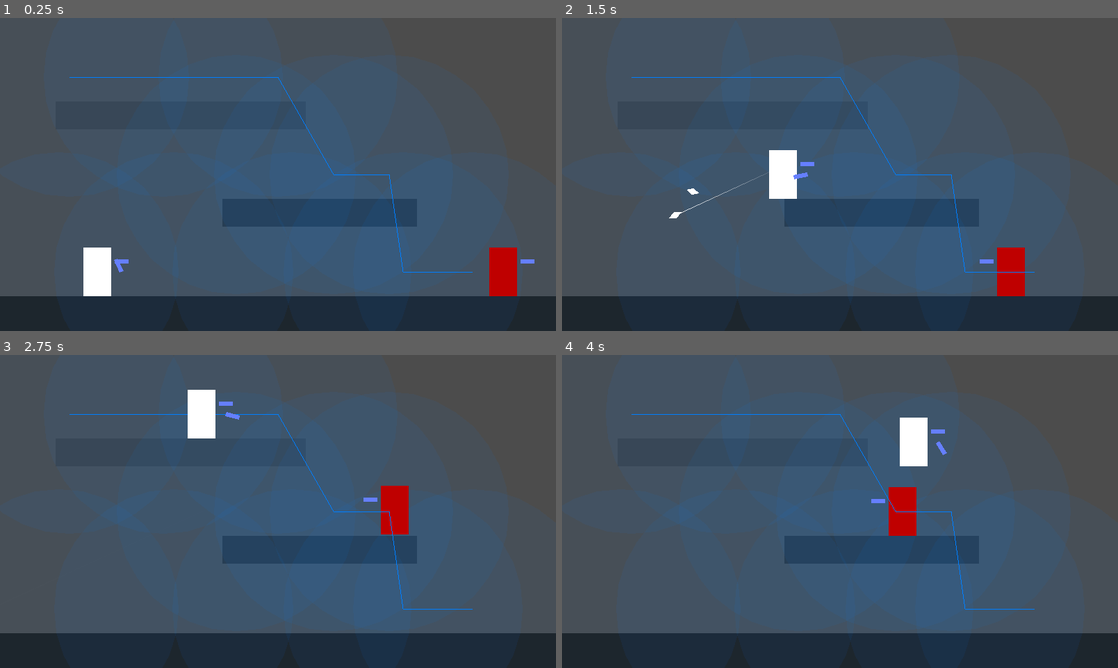
Above: before the commit, frames 1-4 (two rows, left to right).
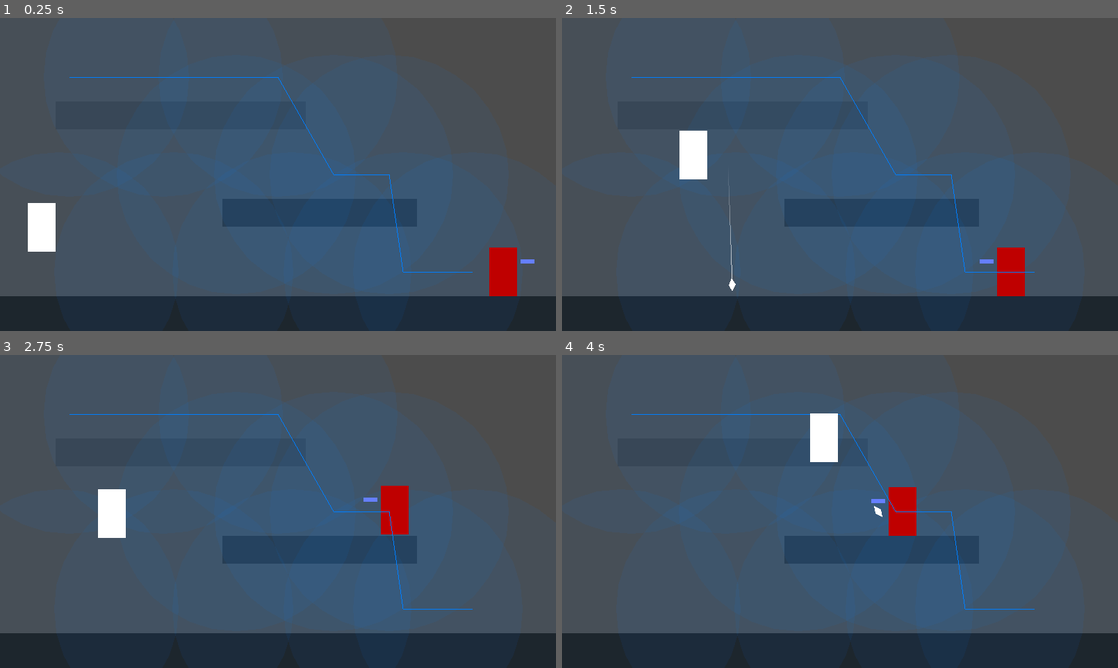
Above: after the commit, the same moments.

Repository: zhyrin0/through-the-looking-glass
Game: Godot game, scene res://tests/enemy_movement/test.tscn
The game is run twice, just before and just after one commit, with the same random seed, the same clock (stepped at 60 frames per second) and the same inputs. This scene is started directly instead of the project's main scene. Sound files missing from this copy of the repository are replaced by a short silence.
Inputs (mouse positions are in pixels of both pictures, inside the frame that each line leads up to):
- Up to frame 1 (0.25 s): no input
- Up to frame 2 (1.5 s): move the mouse to (962, 158) at 0.52 s; press the mouse at (962, 158) at 0.53 s; hold D (move_right) from 0.53 s (still down); tap Space (move_jump) at 0.77, 1.07 s; tap S (move_fall) at 0.8, 1.35 s; move the mouse to (728, 190) at 1.27 s; release the mouse at (728, 190) at 1.28 s
- Up to frame 3 (2.75 s): tap Space (move_jump) at 1.52, 1.55, 1.82, 2.1 s; move the mouse to (333, 442) at 2.02 s; release D (move_right) at 2.03 s; press the mouse at (333, 442) at 2.03 s; hold A (move_left) from 2.03 s (still down)
- Up to frame 4 (4 s): move the mouse to (812, 574) at 2.77 s; release A (move_left) at 2.78 s; release the mouse at (812, 574) at 2.78 s; hold D (move_right) from 2.78 s (still down); click (812, 574) at 2.85 s; tap Space (move_jump) at 3.02, 3.32, 3.77, 3.8 s; tap S (move_fall) at 3.05, 3.6 s; move the mouse to (1006, 558) at 3.52 s

The runs differ from the first frame. In frame 1, 1.6% of the frame differs, in the area x 5-24%, y 59-89%; in frame 2, 1.8%, in the area x 19-46%, y 36-88%; in frame 3, 1.6%; in frame 4, 1.7%.

Commit message:
Refactor player as derived type

Diff:
--- /dev/null
+++ b/src/character/player/player.gd
@@ -0,0 +1,41 @@
+extends "../character_base.gd"
+
+
+export(float) var strong_charge: float
+var attack_charge := 0.0
+var charge_audio_triggered := false
+onready var charge_audio := $ChargeAudio as AudioStreamPlayer
+onready var attack_cooldown := $AttackCooldown as Timer
+
+
+func _process(delta: float) -> void:
+	var can_attack := attack_cooldown.is_stopped()
+	if can_attack:
+		if Input.is_action_pressed("attack"):
+			attack_charge += delta
+			if attack_charge >= strong_charge and not charge_audio_triggered:
+				charge_audio_triggered = true
+				charge_audio.play()
+		elif Input.is_action_just_released("attack"):
+			_attack(Projectile.Owner.PLAYER, get_global_mouse_position(),
+					attack_charge >= strong_charge)
+			attack_cooldown.start()
+			attack_charge = 0.0
+			charge_audio_triggered = false
+
+	pivot.scale.x = sign(get_local_mouse_position().x)
+
+
+func _physics_process(delta: float) -> void:
+	velocity.x = Input.get_axis("move_left", "move_right") * movement_speed
+
+	var gravity_multiplier := fall_gravity_multiplier if velocity.y > 0.0 else 1.0
+	velocity.y += gravity * gravity_multiplier * delta
+	if is_on_floor():
+		if Input.is_action_just_pressed("move_jump"):
+			jump()
+		elif Input.is_action_just_pressed("move_fall"):
+			fall()
+
+	velocity = move_and_slide(velocity, Vector2.UP)
+	reset_collision_rules()
--- /dev/null
+++ b/src/character/player/player.tscn
@@ -0,0 +1,18 @@
+[gd_scene load_steps=4 format=2]
+
+[ext_resource path="res://src/character/character_base.tscn" type="PackedScene" id=1]
+[ext_resource path="res://src/character/player/player.gd" type="Script" id=2]
+[ext_resource path="res://src/character/player/charge.wav" type="AudioStream" id=3]
+
+[node name="Player" instance=ExtResource( 1 )]
+collision_layer = 1
+script = ExtResource( 2 )
+movement_speed = 300
+strong_charge = 0.5
+
+[node name="ChargeAudio" type="AudioStreamPlayer" parent="." index="4"]
+stream = ExtResource( 3 )
+
+[node name="AttackCooldown" type="Timer" parent="." index="5"]
+wait_time = 0.5
+one_shot = true
--- a/src/player/debug.gd
+++ /dev/null
@@ -1,9 +0,0 @@
-extends Node2D
-
-
-onready var projectile_pos := $ProjectilePosition as Position2D
-onready var projectile_dir := $ProjectilePosition/ProjectileDirection as Line2D
-
-
-func _process(_delta: float) -> void:
-	projectile_dir.rotation = (get_global_mouse_position() - projectile_pos.global_position).angle()
--- a/src/player/player.gd
+++ /dev/null
@@ -1,78 +0,0 @@
-extends KinematicBody2D
-
-const Projectile := preload("res://src/projectile/projectile.gd")
-const ProjectileScene := preload("res://src/projectile/projectile.tscn")
-
-
-const PLATFORM_COLLISION_BIT := 3
-export(int) var movement_speed: int
-export(int) var jump_height: int setget set_jump_height
-export(float) var jump_time: float = 1.0 setget set_jump_time
-export(float) var fall_gravity_multiplier: float = 1.0
-export(float) var strong_charge: float
-var jump_velocity: float
-var gravity: float
-var velocity := Vector2.ZERO
-var fallthrough_platform: Node = null
-var attack_charge := 0.0
-var charge_audio_triggered := false
-onready var platform_raycast := $PlatformRayCast as RayCast2D
-onready var projectile_pos := $ProjectilePosition as Position2D
-onready var attack_charge_audio := $AttackChargeAudio as AudioStreamPlayer
-onready var attack_cooldown := $AttackCooldown as Timer
-
-
-func _process(delta: float) -> void:
-	var can_attack := attack_cooldown.is_stopped()
-	if can_attack and Input.is_action_pressed("attack"):
-		attack_charge += delta
-		if attack_charge >= strong_charge and not charge_audio_triggered:
-			attack_charge_audio.play()
-			charge_audio_triggered = true
-	if can_attack and Input.is_action_just_released("attack"):
-		var projectile := ProjectileScene.instance() as Projectile
-		projectile.init(Projectile.Owner.PLAYER, projectile_pos.global_position,
-				(get_global_mouse_position() - projectile_pos.global_position).normalized(),
-				attack_charge >= strong_charge)
-		get_parent().add_child(projectile)
-		attack_charge = 0.0
-		attack_cooldown.start()
-		charge_audio_triggered = false
-
-
-func _physics_process(delta: float) -> void:
-	velocity.x = Input.get_axis("move_left", "move_right") * movement_speed
-
-	var gravity_multiplier := fall_gravity_multiplier if velocity.y > 0.0 else 1.0
-	velocity.y += gravity * gravity_multiplier * delta
-	if is_on_floor():
-		if Input.is_action_just_pressed("move_jump"):
-			set_collision_mask_bit(PLATFORM_COLLISION_BIT, false)
-			velocity.y -= jump_velocity
-		elif Input.is_action_just_pressed("move_fall"):
-			fallthrough_platform = platform_raycast.get_collider() as Node
-			if fallthrough_platform:
-				add_collision_exception_with(fallthrough_platform)
-
-	velocity = move_and_slide(velocity, Vector2.UP)
-
-	if velocity.y > 0.0:
-		set_collision_mask_bit(PLATFORM_COLLISION_BIT, true)
-	if is_on_floor() and fallthrough_platform:
-		remove_collision_exception_with(fallthrough_platform)
-		fallthrough_platform = null
-
-
-func set_jump_height(new_value: int) -> void:
-	jump_height = new_value
-	_set_physics_values()
-
-
-func set_jump_time(new_value: float) -> void:
-	jump_time = new_value
-	_set_physics_values()
-
-
-func _set_physics_values() -> void:
-	jump_velocity = 2.0 * jump_height / jump_time if jump_time else 1.0
-	gravity = 2.0 * jump_height / pow(jump_time if jump_time else 1.0, 2)
--- a/src/player/player.tscn
+++ /dev/null
@@ -1,59 +0,0 @@
-[gd_scene load_steps=5 format=2]
-
-[ext_resource path="res://src/player/player.gd" type="Script" id=1]
-[ext_resource path="res://src/player/debug.gd" type="Script" id=2]
-[ext_resource path="res://src/player/attack_charge.wav" type="AudioStream" id=3]
-
-[sub_resource type="RectangleShape2D" id=1]
-extents = Vector2( 32, 56 )
-
-[node name="Player" type="KinematicBody2D"]
-collision_mask = 12
-script = ExtResource( 1 )
-__meta__ = {
-"_edit_group_": true
-}
-movement_speed = 300
-jump_height = 256
-jump_time = 0.5
-fall_gravity_multiplier = 1.35
-strong_charge = 0.5
-
-[node name="Polygon2D" type="Polygon2D" parent="."]
-polygon = PoolVector2Array( -32, -56, 32, -56, 32, 56, -32, 56 )
-
-[node name="BodyCollisionShape" type="CollisionShape2D" parent="."]
-shape = SubResource( 1 )
-
-[node name="PlatformRayCast" type="RayCast2D" parent="."]
-enabled = true
-cast_to = Vector2( 0, 64 )
-collision_mask = 8
-
-[node name="ProjectilePosition" type="Position2D" parent="."]
-position = Vector2( 56, 0 )
-__meta__ = {
-"_gizmo_extents_": 25.0
-}
-
-[node name="AttackChargeAudio" type="AudioStreamPlayer" parent="."]
-stream = ExtResource( 3 )
-
-[node name="AttackCooldown" type="Timer" parent="."]
-wait_time = 0.5
-one_shot = true
-
-[node name="Debug" type="Node2D" parent="."]
-script = ExtResource( 2 )
-
-[node name="FacingDirection" type="Line2D" parent="Debug"]
-points = PoolVector2Array( 40, -24, 72, -24 )
-
-[node name="ProjectilePosition" type="Position2D" parent="Debug"]
-position = Vector2( 56, 0 )
-__meta__ = {
-"_gizmo_extents_": 25.0
-}
-
-[node name="ProjectileDirection" type="Line2D" parent="Debug/ProjectilePosition"]
-points = PoolVector2Array( 0, 0, 32, 0 )
--- a/tests/enemy_movement/test.tscn
+++ b/tests/enemy_movement/test.tscn
@@ -1,6 +1,6 @@
 [gd_scene load_steps=5 format=2]
 
-[ext_resource path="res://src/player/player.tscn" type="PackedScene" id=1]
+[ext_resource path="res://src/character/player/player.tscn" type="PackedScene" id=1]
 [ext_resource path="res://src/enemy/enemy.tscn" type="PackedScene" id=2]
 [ext_resource path="res://src/enemy/waypoint_navigation.gd" type="Script" id=3]
 
@@ -136,7 +136,7 @@
 wait_time = 1.0
 
 [node name="Player" parent="." instance=ExtResource( 1 )]
-position = Vector2( 224, 520 )
+position = Vector2( 96, 392 )
 
 [connection signal="request_path" from="Enemy" to="WaypointNavigation" method="on_Enemy_request_path"]
 
--- a/tests/player_movement/test.tscn
+++ b/tests/player_movement/test.tscn
@@ -1,6 +1,6 @@
 [gd_scene load_steps=2 format=2]
 
-[ext_resource path="res://src/player/player.tscn" type="PackedScene" id=1]
+[ext_resource path="res://src/character/player/player.tscn" type="PackedScene" id=1]
 
 [node name="Test" type="Node2D"]
 
@@ -44,4 +44,4 @@
 polygon = PoolVector2Array( 192, 192, 768, 192, 768, 256, 192, 256 )
 
 [node name="Player" parent="." instance=ExtResource( 1 )]
-position = Vector2( 160, 416 )
+position = Vector2( 96, 392 )
Not shown, changed: src/character/player/charge.wav.import
Not shown, added: src/character/player/charge.wav
